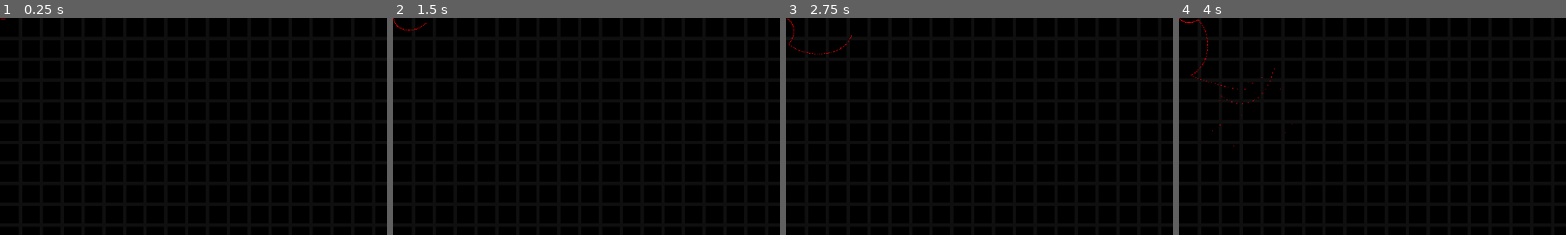
Above: before the commit, frames 1-4 (left to right).
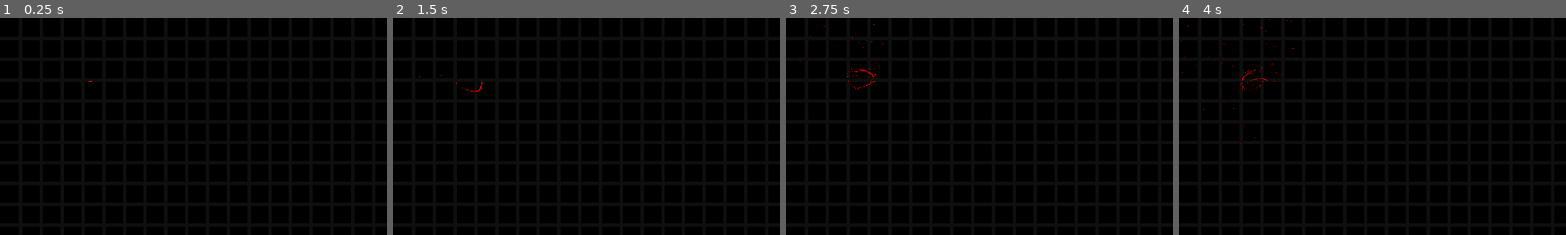
Above: after the commit, the same moments.

Repository: an-olive/BRSD-14
Game: Godot game, scene res://main.tscn
Two runs of this game, one before a commit and one after it. Both use one fixed random seed, a clock stepped at 60 frames per second and the inputs below.
Inputs:
- Up to frame 1 (0.25 s): no input
- Up to frame 2 (1.5 s): tap Enter at 0.5 s; tap Space at 1.25 s
- Up to frame 3 (2.75 s): tap Enter at 2 s
- Up to frame 4 (4 s): tap Space at 2.75 s; tap Enter at 3.5 s
The pictures show only the part of the screen within x 0-50%, y 0-50%; the shares and areas given below are measured in that part.

The runs differ from the first frame. In frame 1, less than 0.1% of the frame differs, in the area x 0-24%, y 0-30%; in frame 2, 0.1%; in frame 3, 0.3%; in frame 4, 0.3%, in the area x 0-34%, y 0-60%.

Commit message:
allow moving the gibs emmitter

Diff:
--- a/game.tscn
+++ b/game.tscn
@@ -18,6 +18,7 @@
 grid_color = Color(0.0605308, 0.0605302, 0.0605303, 1)
 
 [node name="Gibs" type="GPUParticles2D" parent="."]
+position = Vector2(132, 94)
 amount = 600
 lifetime = 10.0
 process_material = SubResource("ShaderMaterial_e2o6t")
--- a/gibs.gdshader
+++ b/gibs.gdshader
@@ -10,8 +10,8 @@
 	COLOR = vec4(1, 0, 0, 1);
 	//TRANSFORM = mat4(vec4(1.0, 0.0, 0.0, 0.0), vec4(0.0, 1.0, 0.0, 0.0), vec4(0.0, 0.0, 0.0, 0.0), vec4(0.0, 0.0, 0.0, 1.0)) * EMISSION_TRANSFORM;
 	TRANSFORM = EMISSION_TRANSFORM;
-	TRANSFORM[3].xy = vec2(1, 1);
-	VELOCITY = vec3(abs(cos(TIME)), abs(sin(TIME)), 0) * 30.0;
+	//TRANSFORM[3].xy = vec2(1, 1);
+	VELOCITY = vec3((cos(TIME)), (sin(TIME)), 0) * 30.0;
 }
 
 void process() {
